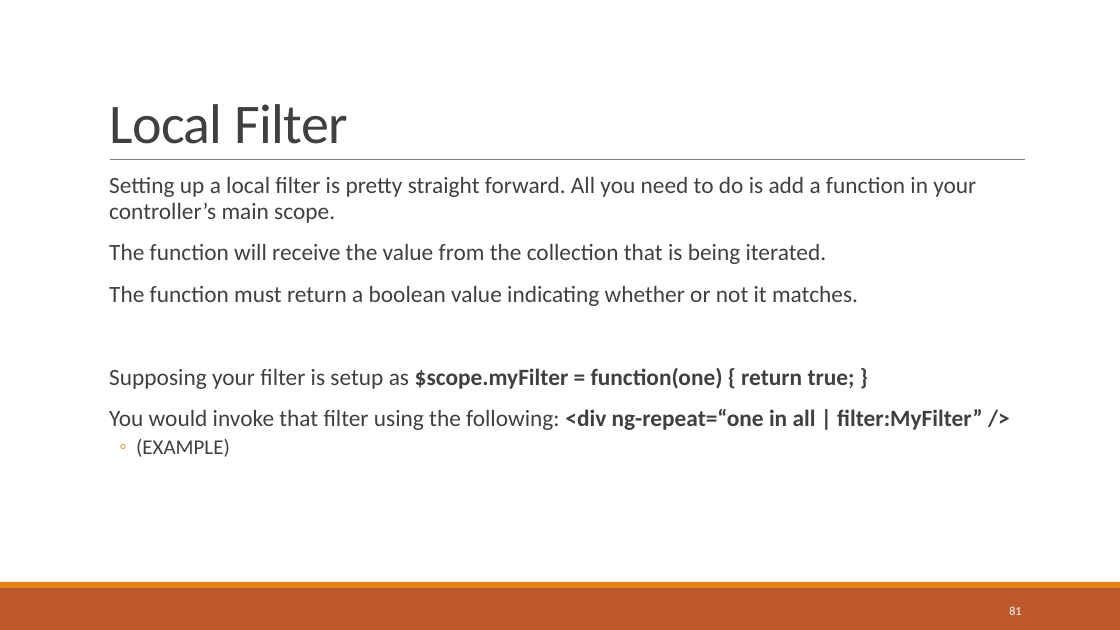
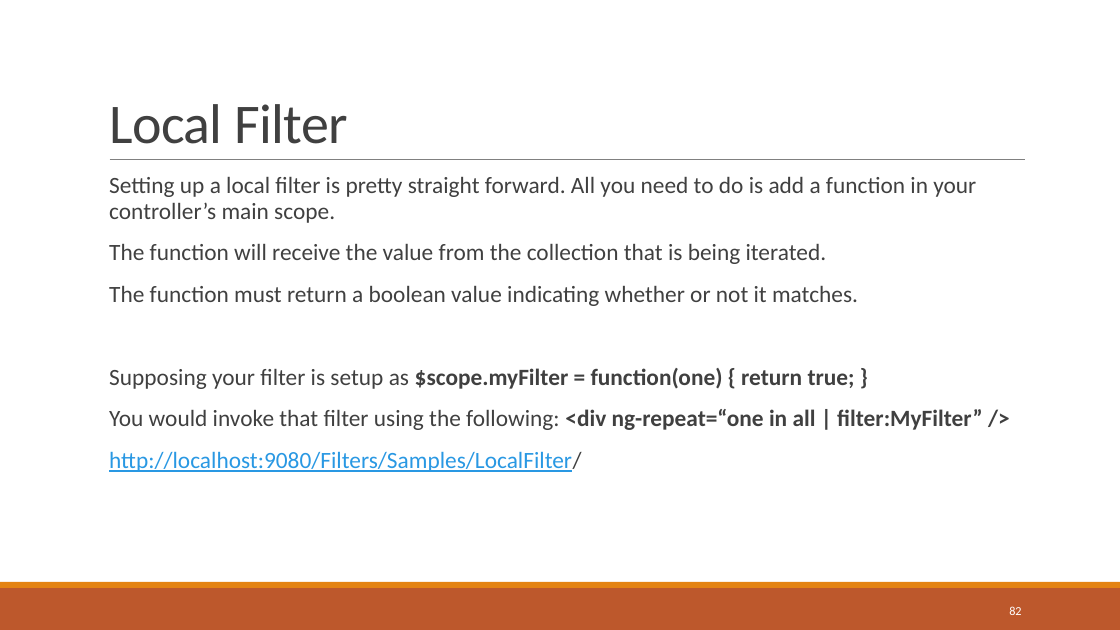
Before and after one commit to sbechtold/angularjs, a slide deck: slide 82 of materials/AngularJS.pptx (slide 81 before the commit). Drawn at 1120x630 pixels with LibreOffice and Linux fonts; fonts in the diff are those of the drawing. Boxes give left, top, right and bottom in pixels: in the first picture for what was removed or moved away, otherwise in the second. Text is boxed around its words. In the diff, an @@ line names an element or a change of style, - is before the commit and + after.

```diff
--- a/materials/AngularJS.pptx
+++ b/materials/AngularJS.pptx
@@ text at bbox=[109, 451, 581, 472]: text changed; size 18 to 20 pt; text colour #404040 to #2998E3 @@
-  ◦ (EXAMPLE)
+  http://localhost:9080/Filters/Samples/LocalFilter/
@@ page number at bbox=[1009, 606, 1021, 615]: text changed @@
-81
+82
```
Also in this commit, not shown: 6 other slides changed, 3 slides added, 2 slides removed, 22 other files.
